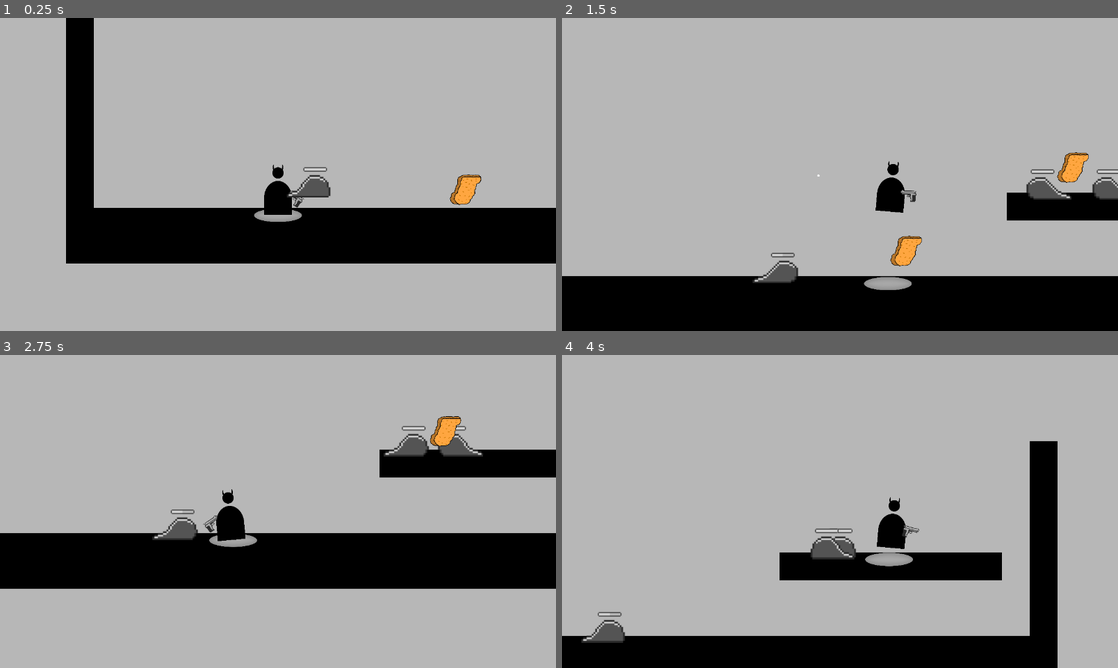
Above: before the commit, frames 1-4 (two rows, left to right).
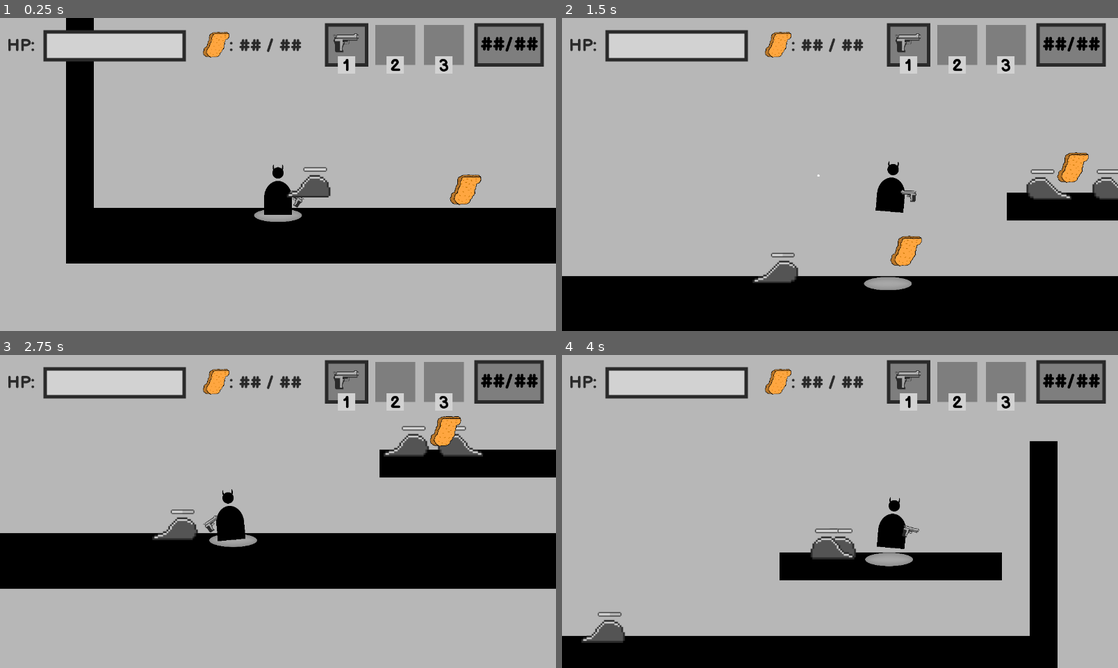
Above: after the commit, the same moments.

Repository: BesterCoder/nuggie-collector
Game: Godot game, scene res://levels/level_001.tscn
Two runs of this game, one before a commit and one after it. Both use one fixed random seed, a clock stepped at 60 frames per second and the inputs below.
Inputs (mouse positions are in pixels of both pictures, inside the frame that each line leads up to):
- Up to frame 1 (0.25 s): no input
- Up to frame 2 (1.5 s): move the mouse to (962, 158) at 0.52 s; hold D (move_right) from 0.53 s (still down); click (962, 158) at 0.6 s; tap W (jump) at 0.77 s; move the mouse to (728, 190) at 1.27 s; click (728, 190) at 1.35 s
- Up to frame 3 (2.75 s): tap W (jump) at 1.52 s; move the mouse to (333, 442) at 2.02 s; release D (move_right) at 2.03 s; hold A (move_left) from 2.03 s (still down); click (333, 442) at 2.1 s
- Up to frame 4 (4 s): move the mouse to (812, 574) at 2.77 s; release A (move_left) at 2.78 s; hold D (move_right) from 2.78 s (still down); click (812, 574) at 2.85 s; tap W (jump) at 3.02, 3.77 s; move the mouse to (1006, 558) at 3.52 s; click (1006, 558) at 3.6 s

The runs differ from the first frame. In frame 1, 8.1% of the frame differs, in the area x 1-98%, y 1-18%; in frame 2, 8.1%; in frame 3, 8.1%; in frame 4, 8.1%.

Commit message:
Intial player hud design

Diff:
--- a/levels/level_001.tscn
+++ b/levels/level_001.tscn
@@ -6,6 +6,28 @@
 [ext_resource path="res://characters/player/PlayerGroundHalo.tscn" type="PackedScene" id=4]
 [ext_resource path="res://characters/enemies/slime/EnemySlime.tscn" type="PackedScene" id=5]
 [ext_resource path="res://items/nuggie/Nuggie.tscn" type="PackedScene" id=6]
+[ext_resource path="res://assets/fonts/BalsamiqSans-Bold.ttf" type="DynamicFontData" id=7]
+[ext_resource path="res://assets/nuggie/nuggie.png" type="Texture" id=8]
+[ext_resource path="res://assets/hud/weapon_select_border.png" type="Texture" id=9]
+[ext_resource path="res://assets/weapons/pistol/pistol.png" type="Texture" id=10]
+[ext_resource path="res://assets/hud/weapon_ammo_border.png" type="Texture" id=11]
+[ext_resource path="res://assets/hud/player_health_border.png" type="Texture" id=12]
+
+[sub_resource type="DynamicFont" id=3]
+size = 40
+font_data = ExtResource( 7 )
+
+[sub_resource type="DynamicFont" id=4]
+size = 44
+font_data = ExtResource( 7 )
+
+[sub_resource type="DynamicFont" id=1]
+size = 40
+font_data = ExtResource( 7 )
+
+[sub_resource type="DynamicFont" id=2]
+size = 40
+font_data = ExtResource( 7 )
 
 [node name="Level_001" type="Node2D"]
 
@@ -59,3 +81,225 @@
 
 [node name="Nuggie2" parent="Nuggies" instance=ExtResource( 6 )]
 position = Vector2( 1240, 216 )
+
+[node name="PlayerHUD" type="CanvasLayer" parent="."]
+
+[node name="Pistol" type="ColorRect" parent="PlayerHUD"]
+margin_left = 752.0
+margin_top = 16.0
+margin_right = 844.0
+margin_bottom = 108.0
+color = Color( 0.494118, 0.494118, 0.494118, 1 )
+__meta__ = {
+"_edit_group_": true,
+"_edit_use_anchors_": false
+}
+
+[node name="TextureRect" type="TextureRect" parent="PlayerHUD/Pistol"]
+margin_left = -4.0
+margin_top = -4.0
+margin_right = 96.0
+margin_bottom = 96.0
+texture = ExtResource( 9 )
+__meta__ = {
+"_edit_use_anchors_": false
+}
+
+[node name="ColorRect" type="ColorRect" parent="PlayerHUD/Pistol"]
+margin_left = 26.0
+margin_top = 72.0
+margin_right = 66.0
+margin_bottom = 112.0
+color = Color( 0.823529, 0.823529, 0.823529, 1 )
+__meta__ = {
+"_edit_use_anchors_": false
+}
+
+[node name="Label" type="Label" parent="PlayerHUD/Pistol"]
+margin_top = 70.0
+margin_right = 92.0
+margin_bottom = 169.0
+custom_fonts/font = SubResource( 3 )
+custom_colors/font_color = Color( 0, 0, 0, 1 )
+text = "1
+"
+align = 1
+__meta__ = {
+"_edit_use_anchors_": false
+}
+
+[node name="Gun" type="TextureRect" parent="PlayerHUD/Pistol"]
+margin_left = 12.0
+margin_top = 16.0
+margin_right = 76.0
+margin_bottom = 72.0
+texture = ExtResource( 10 )
+expand = true
+stretch_mode = 5
+
+[node name="Rifle" type="ColorRect" parent="PlayerHUD"]
+margin_left = 864.0
+margin_top = 16.0
+margin_right = 956.0
+margin_bottom = 108.0
+color = Color( 0.494118, 0.494118, 0.494118, 1 )
+__meta__ = {
+"_edit_group_": true,
+"_edit_use_anchors_": false
+}
+
+[node name="TextureRect" type="TextureRect" parent="PlayerHUD/Rifle"]
+visible = false
+margin_left = -4.0
+margin_top = -4.0
+margin_right = 96.0
+margin_bottom = 96.0
+texture = ExtResource( 9 )
+__meta__ = {
+"_edit_use_anchors_": false
+}
+
+[node name="ColorRect" type="ColorRect" parent="PlayerHUD/Rifle"]
+margin_left = 26.0
+margin_top = 72.0
+margin_right = 66.0
+margin_bottom = 112.0
+color = Color( 0.823529, 0.823529, 0.823529, 1 )
+__meta__ = {
+"_edit_use_anchors_": false
+}
+
+[node name="Label" type="Label" parent="PlayerHUD/Rifle"]
+margin_top = 70.0
+margin_right = 92.0
+margin_bottom = 169.0
+custom_fonts/font = SubResource( 3 )
+custom_colors/font_color = Color( 0, 0, 0, 1 )
+text = "2
+
+"
+align = 1
+__meta__ = {
+"_edit_use_anchors_": false
+}
+
+[node name="Shotgun" type="ColorRect" parent="PlayerHUD"]
+margin_left = 976.0
+margin_top = 16.0
+margin_right = 1068.0
+margin_bottom = 108.0
+color = Color( 0.494118, 0.494118, 0.494118, 1 )
+__meta__ = {
+"_edit_group_": true,
+"_edit_use_anchors_": false
+}
+
+[node name="TextureRect" type="TextureRect" parent="PlayerHUD/Shotgun"]
+visible = false
+margin_left = -4.0
+margin_top = -4.0
+margin_right = 96.0
+margin_bottom = 96.0
+texture = ExtResource( 9 )
+__meta__ = {
+"_edit_use_anchors_": false
+}
+
+[node name="ColorRect" type="ColorRect" parent="PlayerHUD/Shotgun"]
+margin_left = 26.0
+margin_top = 72.0
+margin_right = 66.0
+margin_bottom = 112.0
+color = Color( 0.823529, 0.823529, 0.823529, 1 )
+__meta__ = {
+"_edit_use_anchors_": false
+}
+
+[node name="Label" type="Label" parent="PlayerHUD/Shotgun"]
+margin_top = 70.0
+margin_right = 92.0
+margin_bottom = 169.0
+custom_fonts/font = SubResource( 3 )
+custom_colors/font_color = Color( 0, 0, 0, 1 )
+text = "3
+"
+align = 1
+__meta__ = {
+"_edit_use_anchors_": false
+}
+
+[node name="Ammo" type="ColorRect" parent="PlayerHUD"]
+margin_left = 1096.0
+margin_top = 16.0
+margin_right = 1248.0
+margin_bottom = 108.0
+color = Color( 0.494118, 0.494118, 0.494118, 1 )
+__meta__ = {
+"_edit_use_anchors_": false
+}
+
+[node name="Label" type="Label" parent="PlayerHUD/Ammo"]
+margin_right = 152.0
+margin_bottom = 92.0
+custom_fonts/font = SubResource( 4 )
+custom_colors/font_color = Color( 0, 0, 0, 1 )
+text = "##/##"
+align = 1
+valign = 1
+
+[node name="TextureRect" type="TextureRect" parent="PlayerHUD/Ammo"]
+margin_left = -4.0
+margin_top = -4.0
+margin_right = 156.0
+margin_bottom = 96.0
+texture = ExtResource( 11 )
+
+[node name="HealthBar" type="ColorRect" parent="PlayerHUD"]
+margin_left = 104.0
+margin_top = 32.0
+margin_right = 424.0
+margin_bottom = 96.0
+color = Color( 0.823529, 0.823529, 0.823529, 1 )
+__meta__ = {
+"_edit_use_anchors_": false
+}
+
+[node name="Label" type="Label" parent="PlayerHUD/HealthBar"]
+margin_left = -88.0
+margin_top = 8.0
+margin_right = 40.0
+margin_bottom = 104.0
+custom_fonts/font = SubResource( 1 )
+custom_colors/font_color = Color( 0.164706, 0.164706, 0.164706, 1 )
+text = "HP:"
+
+[node name="TextureRect" type="TextureRect" parent="PlayerHUD/HealthBar"]
+margin_left = -4.0
+margin_top = -4.0
+margin_right = 324.0
+margin_bottom = 68.0
+texture = ExtResource( 12 )
+
+[node name="NuggieCollected" type="Label" parent="PlayerHUD"]
+margin_left = 528.0
+margin_top = 40.0
+margin_right = 694.0
+margin_bottom = 88.0
+custom_fonts/font = SubResource( 2 )
+custom_colors/font_color = Color( 0.164706, 0.164706, 0.164706, 1 )
+text = ": ## / ##"
+__meta__ = {
+"_edit_use_anchors_": false
+}
+
+[node name="NuggieImage" type="TextureRect" parent="PlayerHUD/NuggieCollected"]
+margin_left = -72.0
+margin_top = -3.05176e-05
+margin_bottom = 64.0
+rect_rotation = -12.9
+texture = ExtResource( 8 )
+expand = true
+stretch_mode = 5
+__meta__ = {
+"_edit_use_anchors_": false
+}
Binary file added: assets/fonts/BalsamiqSans-Bold.ttf
Binary file added: assets/hud/player_health_border.png
Not shown, added: assets/hud/player_health_border.png.import
Binary file added: assets/hud/weapon_ammo_border.png
Not shown, added: assets/hud/weapon_ammo_border.png.import
Binary file added: assets/hud/weapon_select_border.png
Not shown, added: assets/hud/weapon_select_border.png.import
Not shown: 1 places in levels/level_001.tscn that only renumber resources
